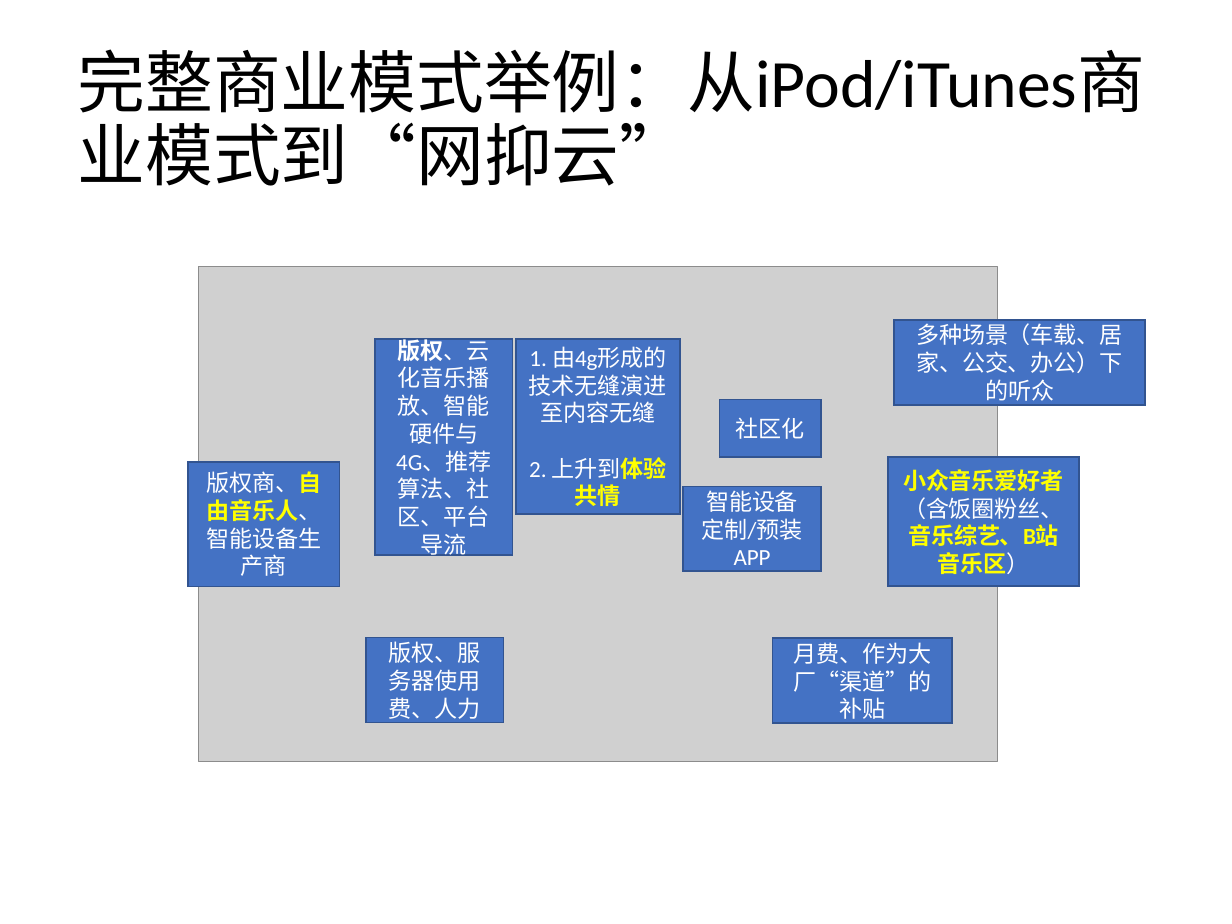
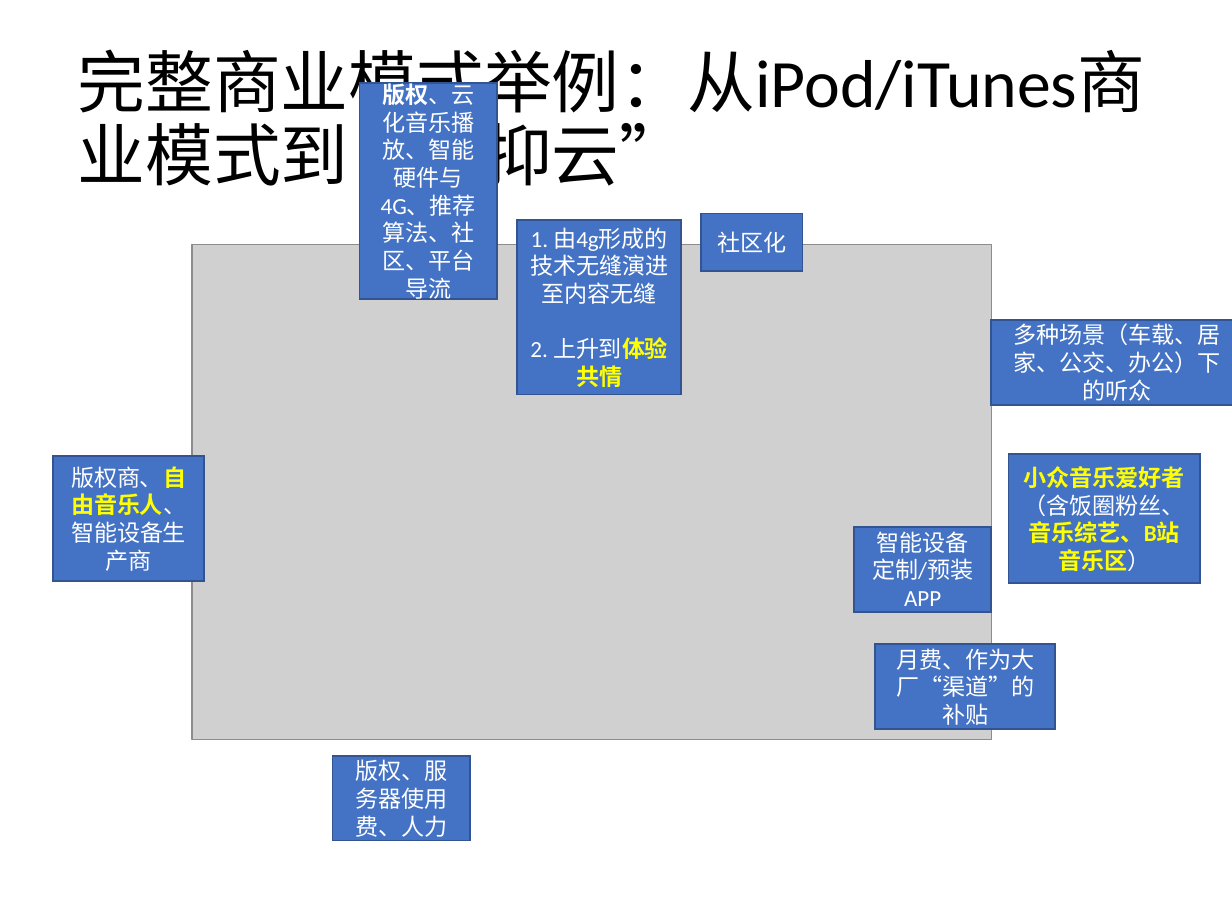
Before and after one commit to Mas233/2023fall-review, a slide deck: slide 9 of Demand/slides/5. 商业模式画布 - 理性端.pptx. Drawn at 1232x924 pixels with LibreOffice and Linux fonts; fonts in the diff are those of the drawing; grey boxes stand for pictures. Boxes give left, top, right and bottom in pixels: in the first picture for what was removed or moved away, otherwise in the second. Text is boxed around its words. In the diff, an @@ line names an element or a change of style, - is before the commit and + after.

```diff
--- a/Demand/slides/5. 商业模式画布 - 理性端.pptx
+++ b/Demand/slides/5. 商业模式画布 - 理性端.pptx
@@ rectangle "版权、云化音乐播放、智能硬件与4G、推荐算法、社区、平台导流": place and size @@
-rectangle "版权、云化音乐播放、智能硬件与4G、推荐算法、社区、平台导流" at (375, 339, 513, 554)
+rectangle "版权、云化音乐播放、智能硬件与4G、推荐算法、社区、平台导流" at (360, 84, 498, 299)
@@ rectangle "1. 由4g形成的技术无缝演进至内容无缝": place and size @@
-rectangle "1. 由4g形成的技术无缝演进至内容无缝" at (516, 339, 680, 514)
+rectangle "1. 由4g形成的技术无缝演进至内容无缝" at (517, 219, 681, 394)
@@ rectangle "社区化": place and size @@
-rectangle "社区化" at (719, 399, 821, 457)
+rectangle "社区化" at (701, 213, 802, 271)
@@ picture: place and size @@
-picture at (198, 266, 998, 761)
+picture at (192, 244, 992, 739)
@@ rectangle "多种场景（车载、居家、公交、办公）下的听众": place and size @@
-rectangle "多种场景（车载、居家、公交、办公）下的听众" at (894, 320, 1145, 405)
+rectangle "多种场景（车载、居家、公交、办公）下的听众" at (992, 320, 1232, 405)
@@ rectangle "版权商、自由音乐人、智能设备生产商": place and size @@
-rectangle "版权商、自由音乐人、智能设备生产商" at (188, 462, 340, 586)
+rectangle "版权商、自由音乐人、智能设备生产商" at (53, 456, 205, 580)
@@ rectangle "小众音乐爱好者（含饭圈粉丝、音乐综艺、B站音乐区）": place and size @@
-rectangle "小众音乐爱好者（含饭圈粉丝、音乐综艺、B站音乐区）" at (888, 457, 1079, 586)
+rectangle "小众音乐爱好者（含饭圈粉丝、音乐综艺、B站音乐区）" at (1009, 455, 1200, 584)
@@ rectangle "智能设备定制/预装APP": place and size @@
-rectangle "智能设备定制/预装APP" at (684, 487, 822, 572)
+rectangle "智能设备定制/预装APP" at (854, 527, 992, 612)
@@ rectangle "月费、作为大厂“渠道”的补贴": place and size @@
-rectangle "月费、作为大厂“渠道”的补贴" at (772, 638, 952, 723)
+rectangle "月费、作为大厂“渠道”的补贴" at (875, 644, 1055, 729)
@@ rectangle "版权、服务器使用费、人力": place and size @@
-rectangle "版权、服务器使用费、人力" at (366, 638, 504, 723)
+rectangle "版权、服务器使用费、人力" at (333, 756, 471, 841)
```
Also in this commit, not shown: 1 other slide changed, 25 other files.
